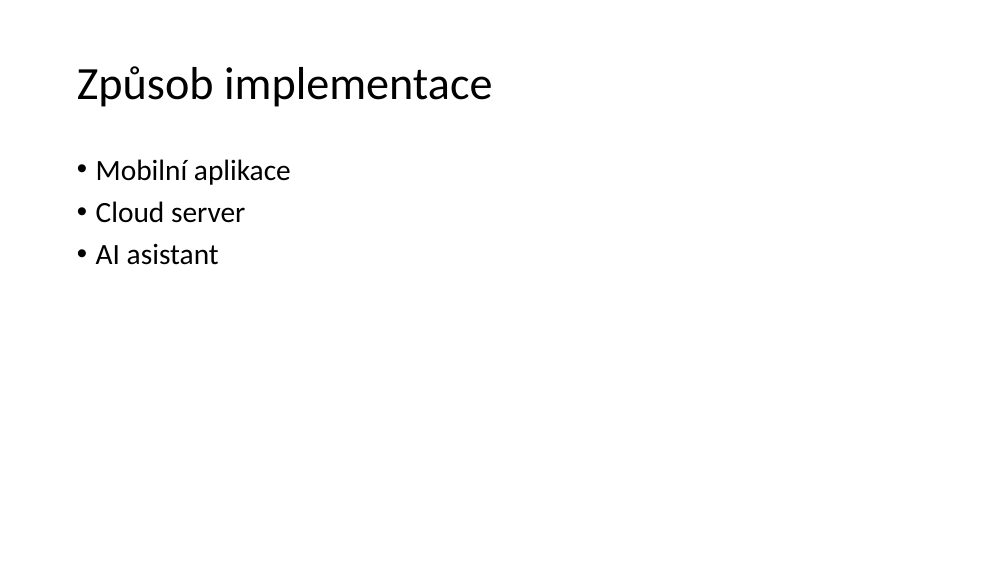
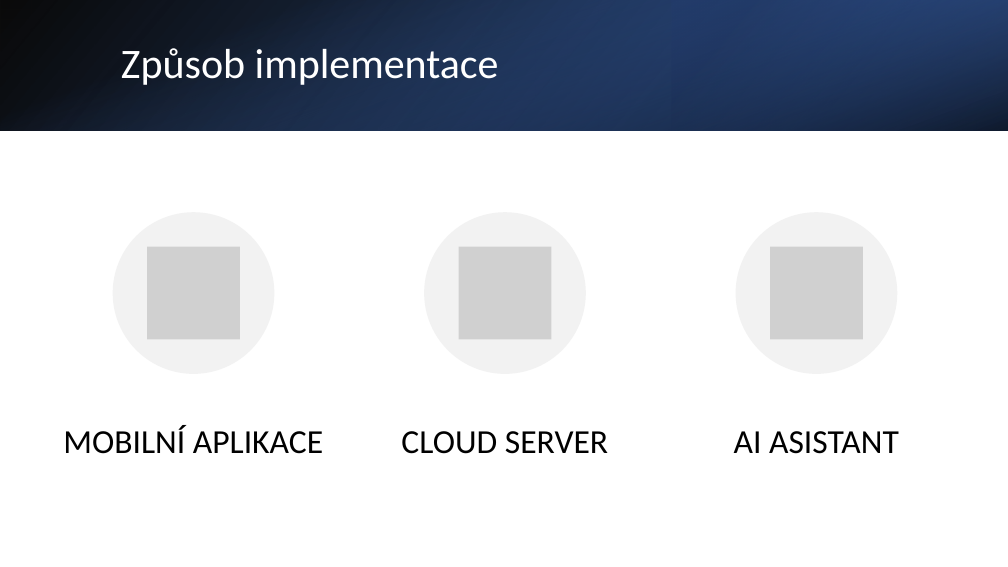
Before and after one commit to frezepush/prezentace, a slide deck: slide 4 of Digitální šatník.pptx. Drawn at 1008x567 pixels with LibreOffice and Linux fonts; fonts in the diff are those of the drawing; grey boxes stand for pictures. Boxes give left, top, right and bottom in pixels: in the first picture for what was removed or moved away, otherwise in the second. Text is boxed around its words. In the diff, an @@ line names an element or a change of style, - is before the commit and + after.

```diff
--- a/Digitální šatník.pptx
+++ b/Digitální šatník.pptx
@@ rectangle added at (x1=0, y1=0, x2=1008, y2=130), fill gradient #000000 to #2F5597 @@
@@ rectangle added at (x1=0, y1=0, x2=1008, y2=130), fill gradient #4472C4 to #000000 @@
@@ title "Způsob implementace" moved from (x1=77, y1=66, x2=492, y2=107) to (x1=121, y1=48, x2=499, y2=85) @@
@@ title "Způsob implementace" at (x1=121, y1=48, x2=499, y2=85): size 44 to 40 pt, text colour #000000 to #FFFFFF @@
@@ rectangle added at (x1=672, y1=0, x2=1008, y2=130), fill gradient #203864 to #4472C4 @@
@@ text removed at (x1=96, y1=159, x2=291, y2=265) @@
-• Mobilní aplikace
-• Cloud server
-• AI asistant
@@ group added at (x1=63, y1=212, x2=899, y2=454): 3 ellipses, 3 pictures, 3 texts @@
+MOBILNÍ APLIKACE
+CLOUD SERVER
+AI ASISTANT
```
Also in this commit, not shown: 3 other slides changed, 1 slide added.
